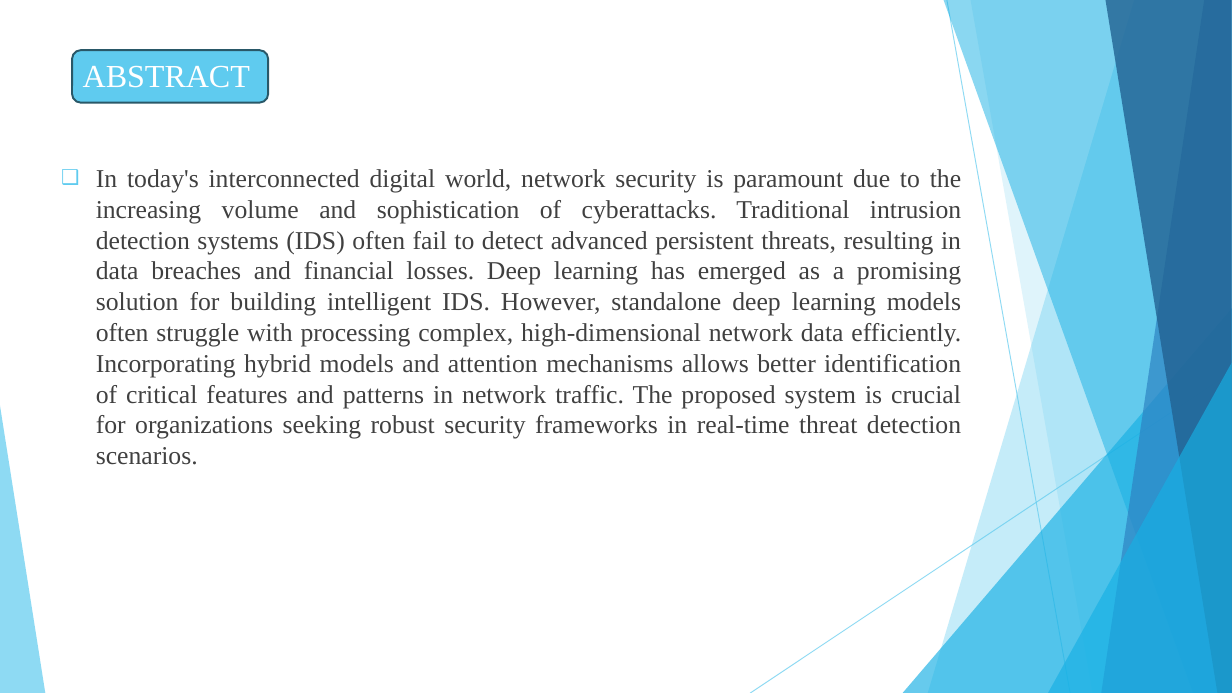
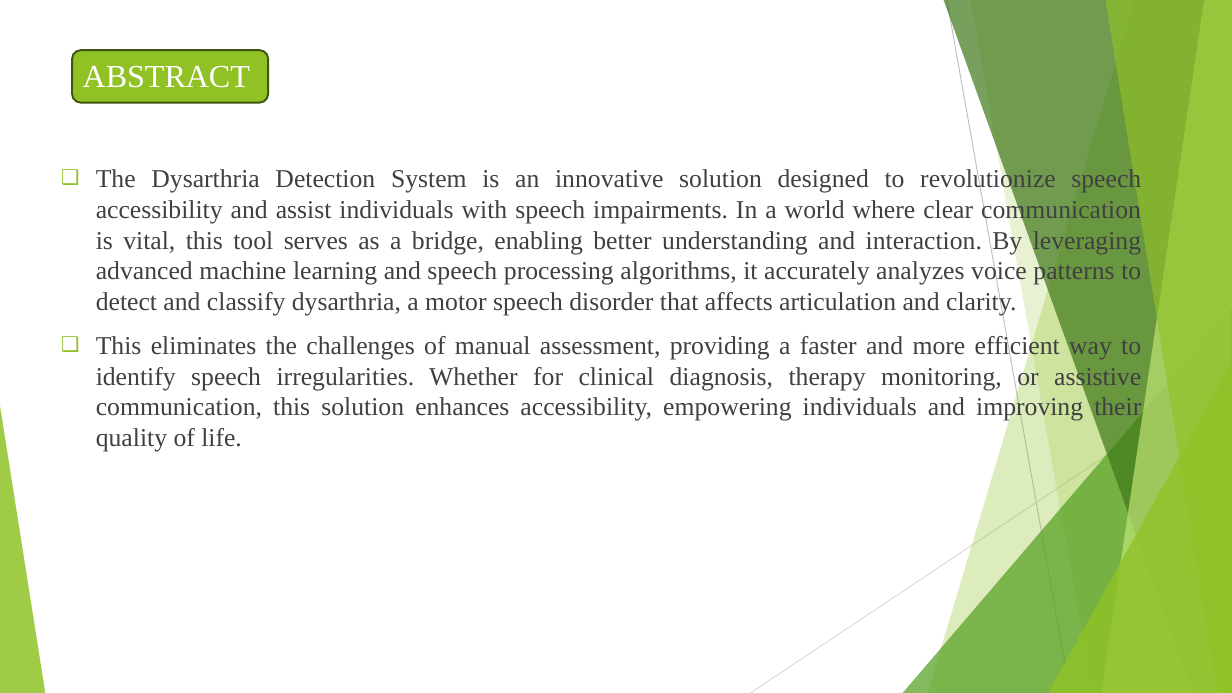
Before and after one commit to JagadeeshPadam/Dysarthria-Detection, a slide deck: slide 3 of reference.pptx. Drawn at 1232x693 pixels with LibreOffice and Linux fonts; fonts in the diff are those of the drawing. Boxes give left, top, right and bottom in pixels: in the first picture for what was removed or moved away, otherwise in the second. Text is boxed around its words. In the diff, an @@ line names an element or a change of style, - is before the commit and + after.

```diff
--- a/reference.pptx
+++ b/reference.pptx
@@ freeform shape at box(928, 0, 1232, 693): fill #5FCBEF at 36% opacity to #90C226 at 30% opacity @@
@@ freeform shape at box(944, 0, 1232, 693): fill #17B0E4 at 50% opacity to #3F7819 at 70% opacity @@
@@ line (947, 0) - (1070, 693): stroke #5FCBEF 0.75 pt to #BFBFBF 0.75 pt @@
@@ freeform shape at box(970, 0, 1232, 693): fill #5FCBEF at 20% opacity to #90C226 at 20% opacity @@
@@ freeform shape at box(1102, 0, 1232, 693): fill #2E83C3 at 70% opacity to #C0E474 at 70% opacity @@
@@ freeform shape at box(1105, 0, 1232, 693): fill #226292 at 80% opacity to #90C226 at 65% opacity @@
@@ rounded rectangle at box(72, 50, 268, 103): fill #5FCBEF to #90C226; outline #2A5969 1.5 pt to #3F5511 1.5 pt @@
@@ text at box(96, 167, 1141, 452): text changed @@
-❑ In today's interconnected digital world, network security is paramount due to the increasing volume and sophistication of cyberattacks. Traditional intrusion detection systems (IDS) often fail to detect advanced persistent threats, resulting in data breaches and financial losses. Deep learning has emerged as a promising solution for building intelligent IDS. However, standalone deep learning models often struggle with processing complex, high-dimensional network data efficiently. Incorporating hybrid models and attention mechanisms allows better identification of critical features and patterns in network traffic. The proposed system is crucial for organizations seeking robust security frameworks in real-time threat detection scenarios.
+❑ The Dysarthria Detection System is an innovative solution designed to revolutionize speech accessibility and assist individuals with speech impairments. In a world where clear communication is vital, this tool serves as a bridge, enabling better understanding and interaction. By leveraging advanced machine learning and speech processing algorithms, it accurately analyzes voice patterns to detect and classify dysarthria, a motor speech disorder that affects articulation and clarity.
+❑ This eliminates the challenges of manual assessment, providing a faster and more efficient way to identify speech irregularities. Whether for clinical diagnosis, therapy monitoring, or assistive communication, this solution enhances accessibility, empowering individuals and improving their quality of life.
@@ triangle at box(903, 308, 1232, 693): fill #17B0E4 at 66% opacity to #54A021 at 72% opacity @@
@@ line (1232, 372) - (750, 693): stroke #5FCBEF 0.75 pt to #D9D9D9 0.75 pt @@
@@ triangle at box(1048, 363, 1232, 693): fill #17B0E4 at 66% opacity to #90C226 at 80% opacity @@
@@ triangle at box(0, 406, 45, 693): fill #5FCBEF at 70% opacity to #90C226 at 85% opacity @@
```
Also in this commit, not shown: 12 other slides changed, 8 slides added, 8 slides removed.
